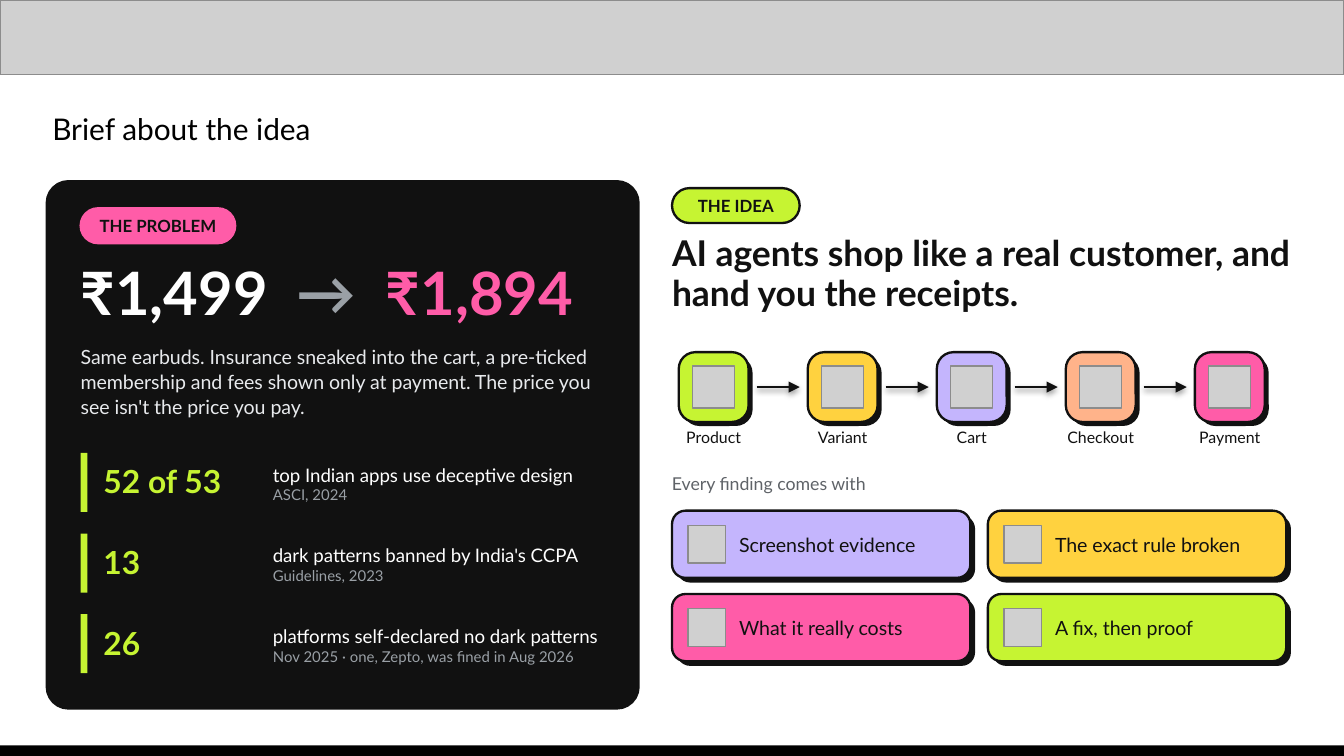
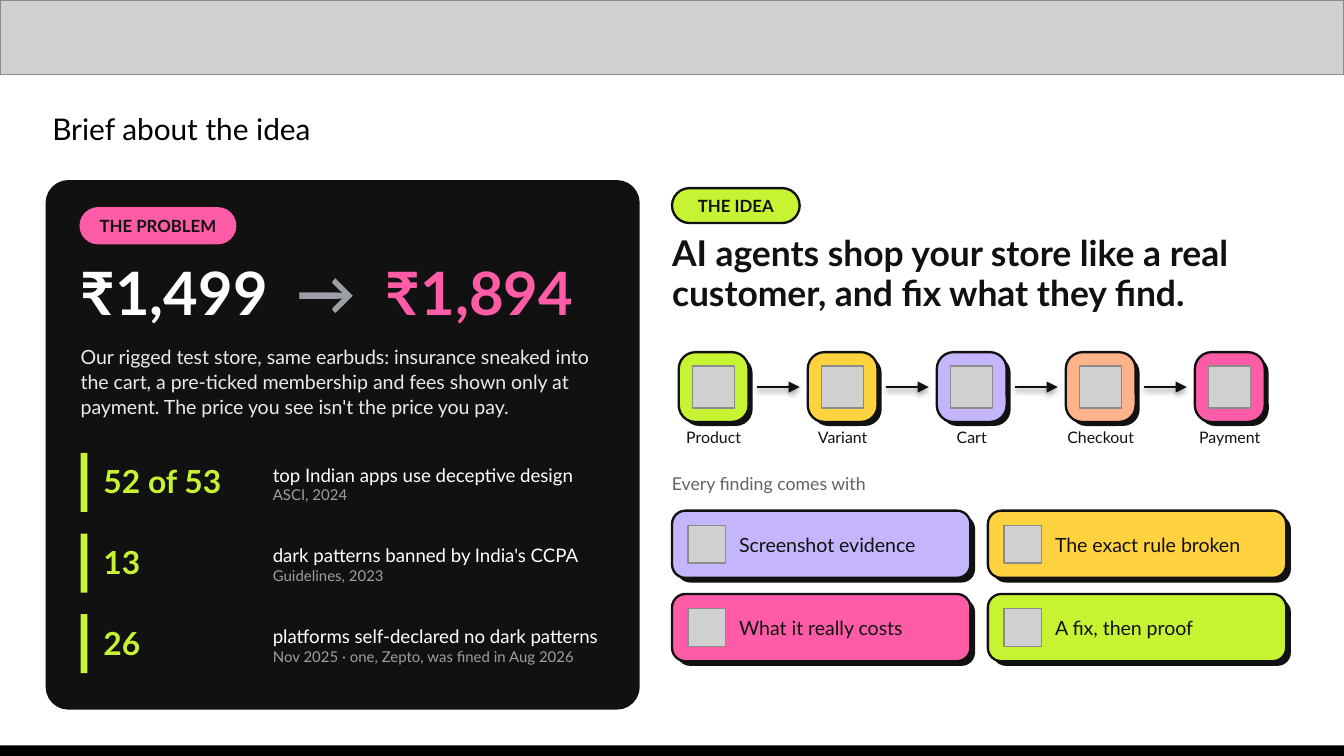
Before and after one commit to saubhagyaashish/shop-honest, a slide deck: slide 2 of Zero Context - Shop Honest - AI Builder Cup.pptx. Drawn at 1344x756 pixels with LibreOffice and Linux fonts; fonts in the diff are those of the drawing; grey boxes stand for pictures. Boxes give left, top, right and bottom in pixels: in the first picture for what was removed or moved away, otherwise in the second. Text is boxed around its words. In the diff, an @@ line names an element or a change of style, - is before the commit and + after.

```diff
--- a/Zero Context - Shop Honest - AI Builder Cup.pptx
+++ b/Zero Context - Shop Honest - AI Builder Cup.pptx
@@ text at [672, 239, 1228, 312]: text changed @@
-AI agents shop like a real customer, and hand you the receipts.
+AI agents shop your store like a real customer, and fix what they find.
@@ text at [81, 349, 589, 418]: text changed @@
-Same earbuds. Insurance sneaked into the cart, a pre-ticked membership and fees shown only at payment. The price you see isn't the price you pay.
+Our rigged test store, same earbuds: insurance sneaked into the cart, a pre-ticked membership and fees shown only at payment. The price you see isn't the price you pay.
```
Also in this commit, not shown: 5 other slides changed, 2 slides added, 1 slide removed.
